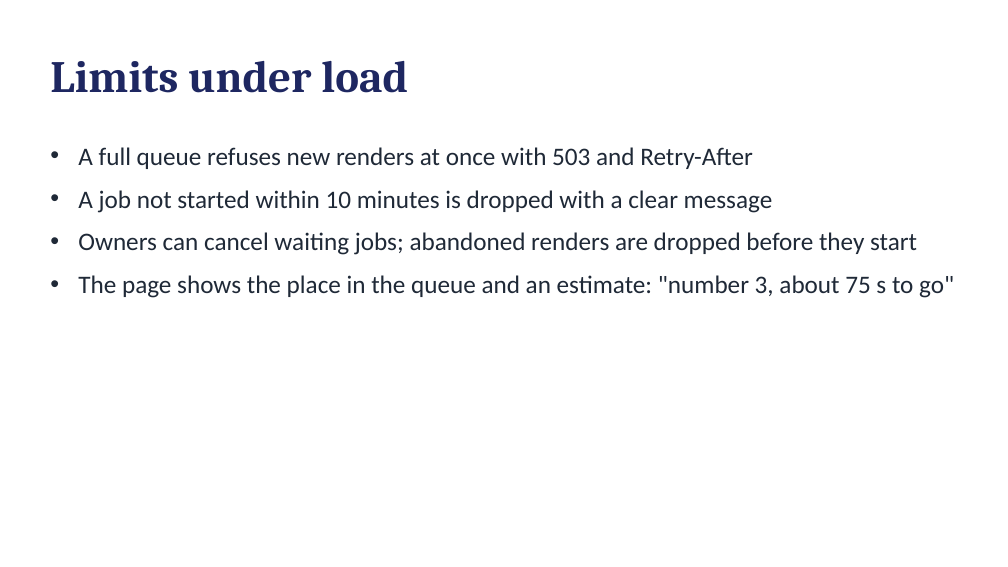
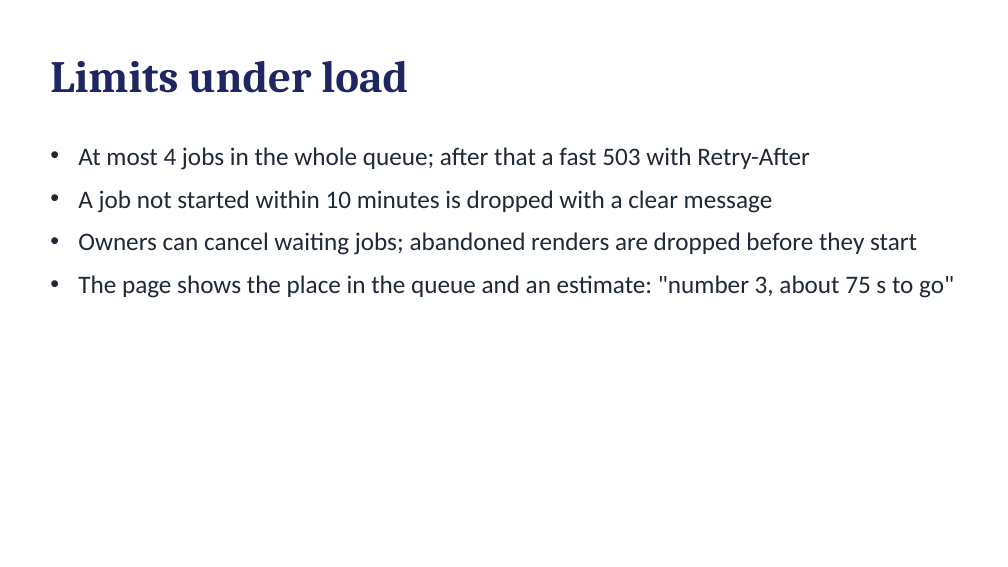
Before and after one commit to Ahmed-Sadeq-Hussein/Dramatizer, a slide deck: slide 11 of reports/milestone4/Dramatizer_Milestone_4.pptx (slide 10 before the commit). Drawn at 1008x567 pixels with LibreOffice and Linux fonts; fonts in the diff are those of the drawing. Boxes give left, top, right and bottom in pixels: in the first picture for what was removed or moved away, otherwise in the second. Text is boxed around its words. In the diff, an @@ line names an element or a change of style, - is before the commit and + after.

```diff
--- a/reports/milestone4/Dramatizer_Milestone_4.pptx
+++ b/reports/milestone4/Dramatizer_Milestone_4.pptx
@@ text at (78,147,810,170): text changed @@
-• A full queue refuses new renders at once with 503 and Retry-After
+• At most 4 jobs in the whole queue; after that a fast 503 with Retry-After
```
Also in this commit, not shown: 7 other slides changed, 1 slide added, 58 other files.
